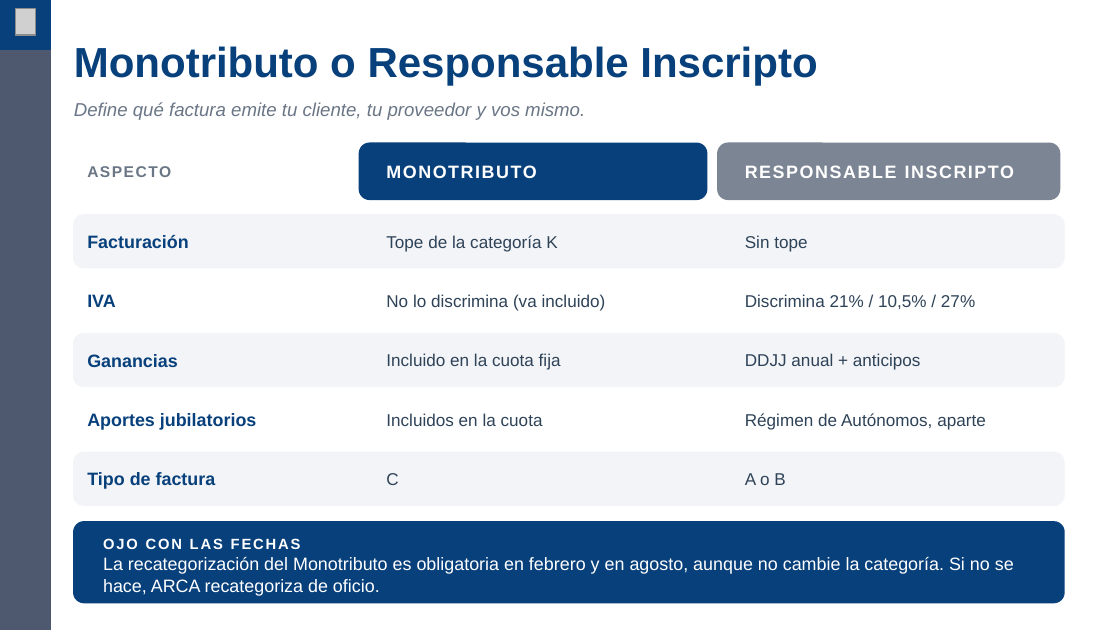
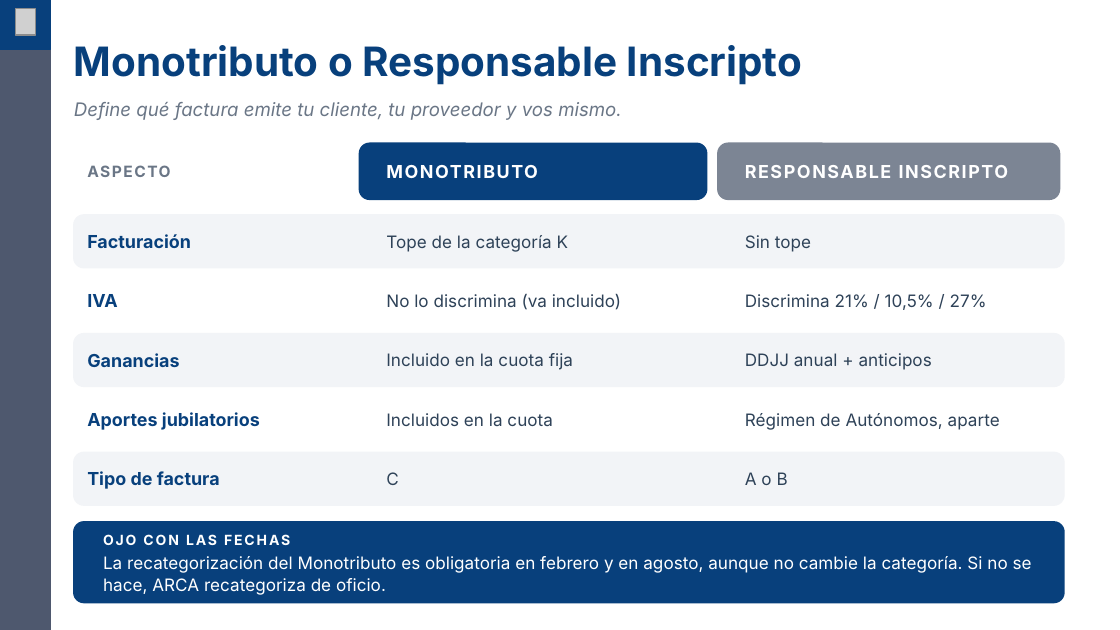
Before and after one commit to marcenapo-hub/KrakRealEstate, a slide deck: slide 4 of capacitaciones/impuestos/Capacitacion-Impuestos-Agentes-Inmobiliarios.pptx. Drawn at 1120x630 pixels with LibreOffice and Linux fonts; fonts in the diff are those of the drawing; grey boxes stand for pictures; background and template pictures are left out. Boxes give left, top, right and bottom in pixels: in the first picture for what was removed or moved away, otherwise in the second. Text is boxed around its words. In the diff, an @@ line names an element or a change of style, - is before the commit and + after.

```diff
--- a/capacitaciones/impuestos/Capacitacion-Impuestos-Agentes-Inmobiliarios.pptx
+++ b/capacitaciones/impuestos/Capacitacion-Impuestos-Agentes-Inmobiliarios.pptx
@@ text "Monotributo o Responsable Inscripto" at (74, 45, 802, 85): size 27 to 26 pt, font Arial to Inter @@
@@ font Arial to Inter in 18 elements at (74, 102, 622, 120), (87, 165, 170, 177), (386, 165, 538, 178), (745, 165, 1009, 178), (87, 234, 191, 248), (386, 235, 568, 252), (745, 235, 811, 252), (87, 294, 117, 307), (386, 293, 621, 310), (745, 294, 987, 310), (87, 353, 179, 367), (386, 353, 573, 370), (745, 353, 932, 370), (87, 412, 260, 430), (386, 413, 553, 426), (745, 413, 1000, 430), (87, 471, 220, 489), (745, 472, 788, 485) @@
@@ text "OJO CON LAS FECHAS" at (103, 534, 290, 545): size 9.5 to 9 pt, font Arial to Inter @@
@@ text "La recategorización del Monotributo es ..." at (103, 556, 1032, 595): size 11.5 to 11 pt, font Arial to Inter @@
```
Also in this commit, not shown: 12 other slides changed, 6 other files.
